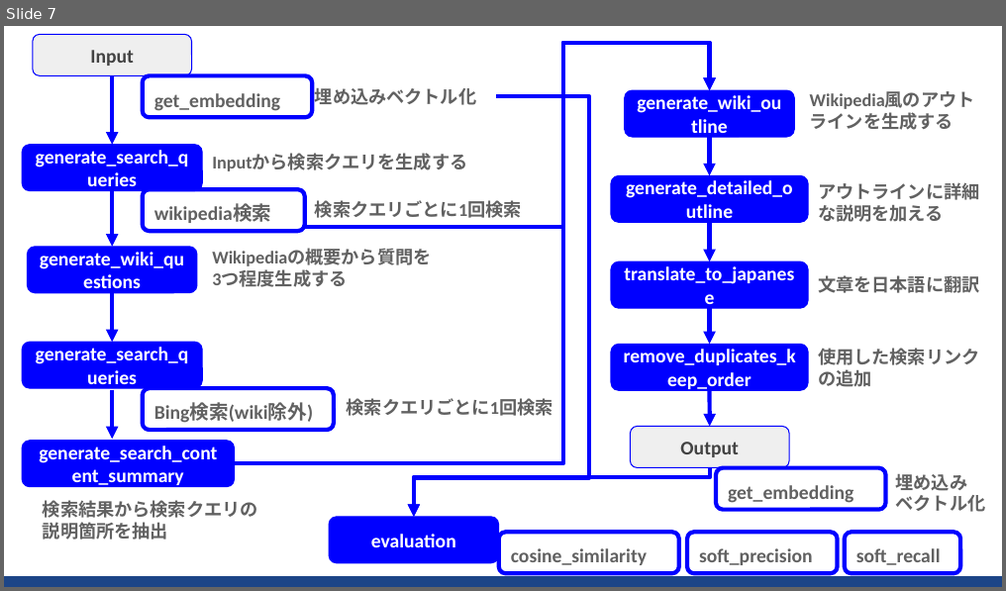
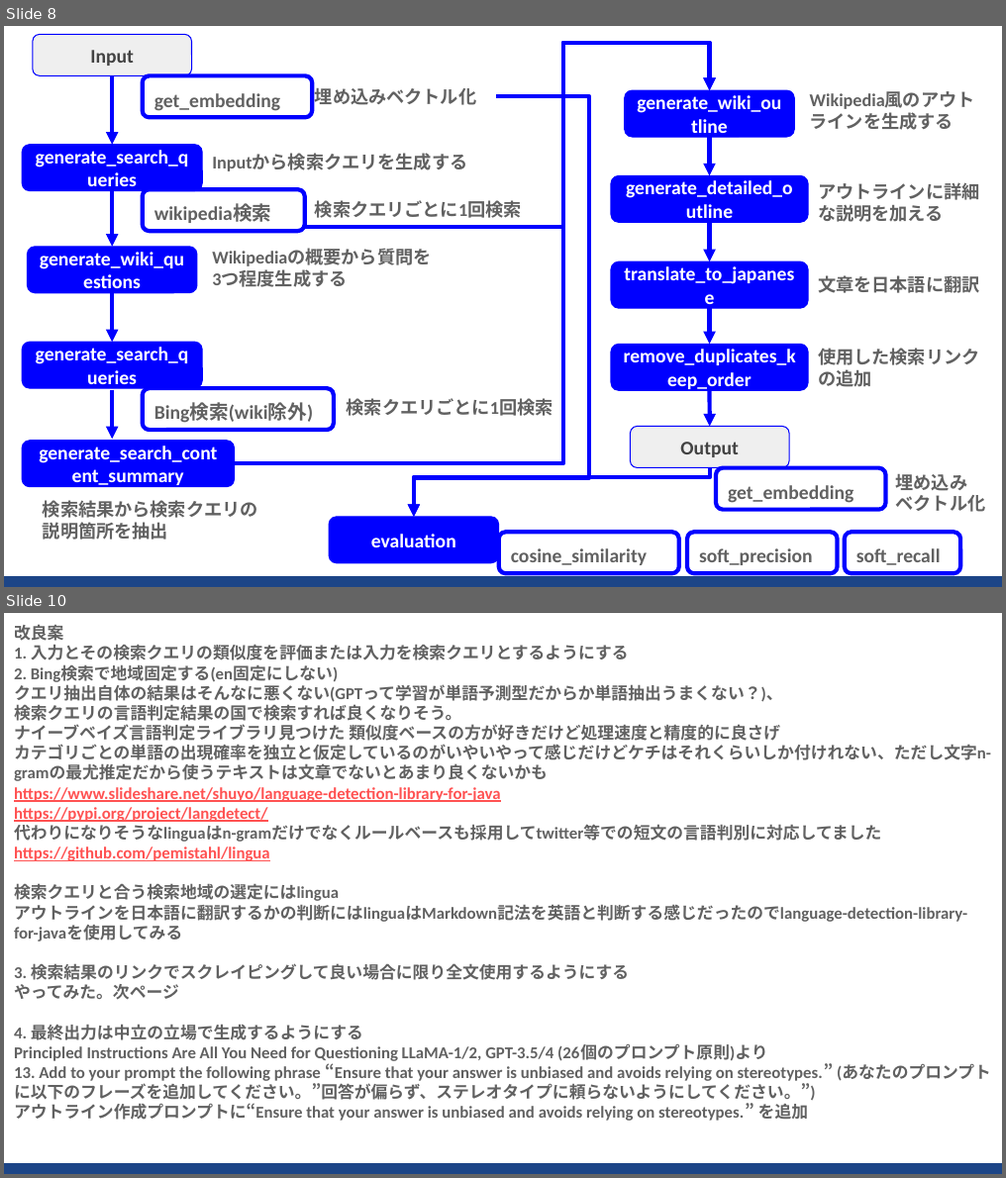
Before and after one commit to sekihan02/WikiLikeSearchLLMAgent, a slide deck: WikiLikeSearchLLMAgent.pptx. Shown one above the other, each under a label of ours: slide 7 before the commit, slides 8 and 10 after it; the slides between them are not shown. The pictures are 1006x591 and 1006x1178 pixels, drawn with LibreOffice and Linux fonts; fonts in the diff are those of the drawing. Boxes give left, top, right and bottom in pixels: in the first picture for what was removed or moved away, otherwise in the second. Text is boxed around its words. In the diff, an @@ line names an element or a change of style, - is before the commit and + after.

```diff
--- a/WikiLikeSearchLLMAgent.pptx
+++ b/WikiLikeSearchLLMAgent.pptx
@@ slide 10 added at (4,613,1002,1174), background #FFFFFF; not listed: 1 template element that a slide beside it also shows @@
@@ text added at (14,625,991,1121), 12 pt, text #616161, bold @@
+改良案
+1. 入力とその検索クエリの類似度を評価または入力を検索クエリとするようにする
+2. Bing検索で地域固定する(en固定にしない)
+クエリ抽出自体の結果はそんなに悪くない(GPTって学習が単語予測型だからか単語抽出うまくない？)、
+検索クエリの言語判定結果の国で検索すれば良くなりそう。
+ナイーブベイズ言語判定ライブラリ見つけた 類似度ベースの方が好きだけど処理速度と精度的に良さげ
+カテゴリごとの単語の出現確率を独立と仮定しているのがいやいやって感じだけどケチはそれくらいしか付けれない、ただし文字n-gramの最尤推定だから使うテキストは文章でないとあまり良くないかも
+https://www.slideshare.net/shuyo/language-detection-library-for-java
+https://pypi.org/project/langdetect/
+代わりになりそうなlinguaはn-gramだけでなくルールベースも採用してtwitter等での短文の言語判別に対応してました
+https://github.com/pemistahl/lingua
+検索クエリと合う検索地域の選定にはlingua
+アウトラインを日本語に翻訳するかの判断にはlinguaはMarkdown記法を英語と判断する感じだったのでlanguage-detection-library-for-javaを使用してみる
+3. 検索結果のリンクでスクレイピングして良い場合に限り全文使用するようにする
+やってみた。次ページ
+4. 最終出力は中立の立場で生成するようにする
+Principled Instructions Are All You Need for Questioning LLaMA-1/2, GPT-3.5/4 (26個のプロンプト原則)より
+13. Add to your prompt the following phrase “Ensure that your answer is unbiased and avoids relying on stereotypes.” (あなたのプロンプトに以下のフレーズを追加してください。”回答が偏らず、ステレオタイプに頼らないようにしてください。”)
+アウトライン作成プロンプトに“Ensure that your answer is unbiased and avoids relying on stereotypes.” を追加
@@ what was slide 7 is now slide 8 @@
```
Also in this commit, not shown: 3 slides changed, 3 other slides added, 1 slide removed, 5 other files.
